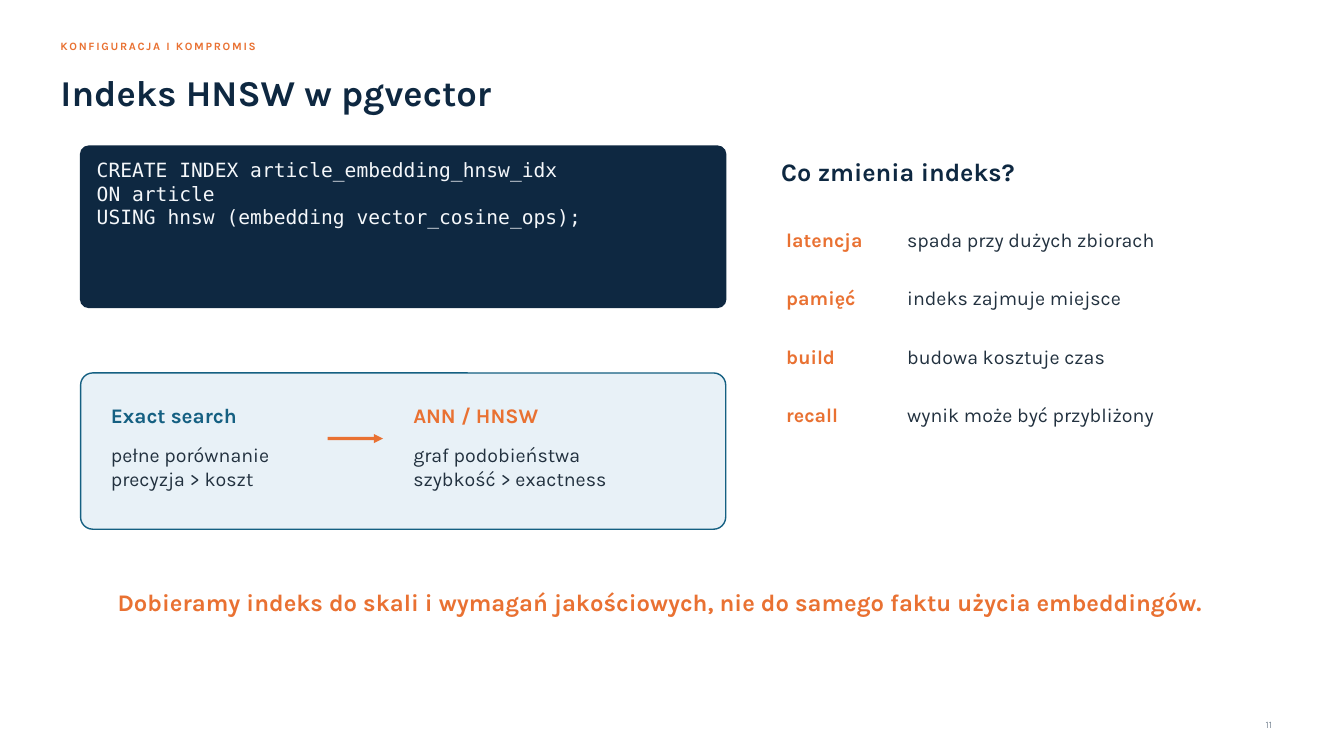
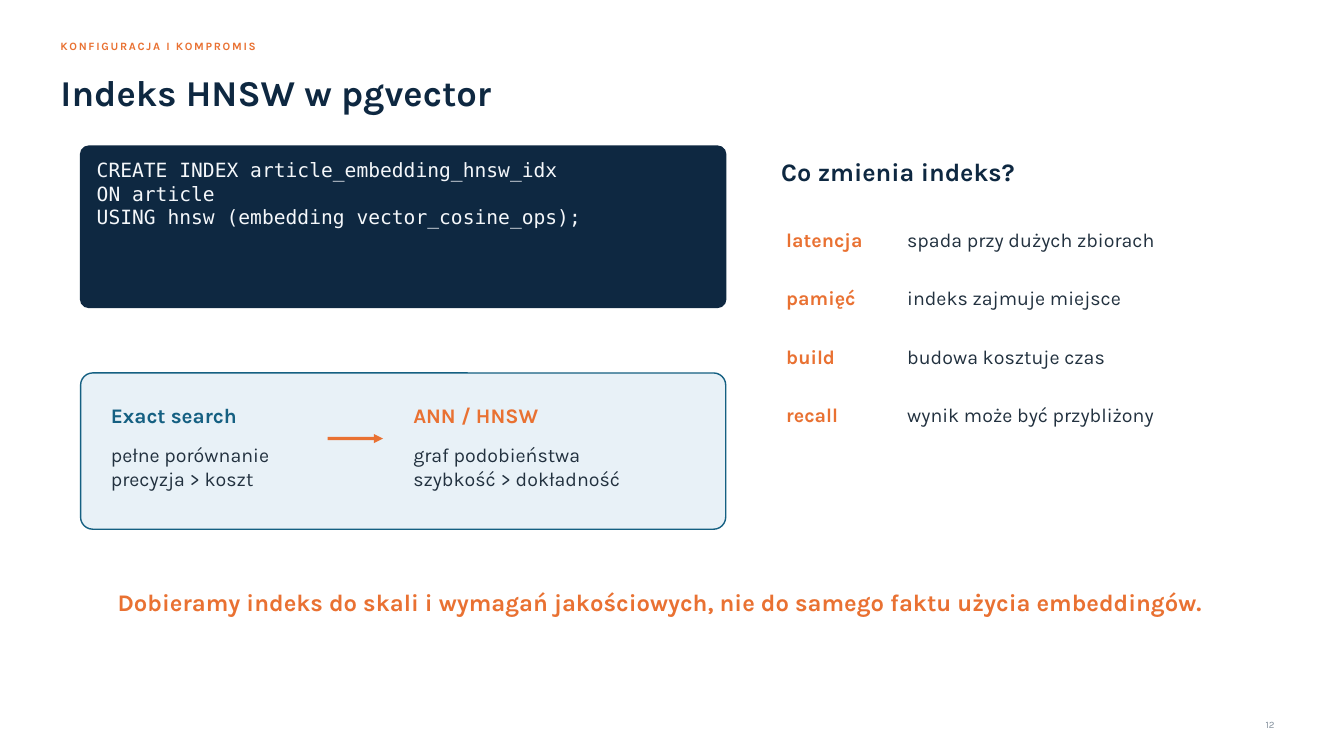
Before and after one commit to toudidel/semantic-search-demo, a slide deck: slide 12 of semantic-search.pptx (slide 11 before the commit). Drawn at 1344x756 pixels with LibreOffice and Linux fonts; fonts in the diff are those of the drawing. Boxes give left, top, right and bottom in pixels: in the first picture for what was removed or moved away, otherwise in the second. Text is boxed around its words. In the diff, an @@ line names an element or a change of style, - is before the commit and + after.

```diff
--- a/semantic-search.pptx
+++ b/semantic-search.pptx
@@ text at <box>413,471,620,491</box>: text changed @@
-szybkość > exactness
+szybkość > dokładność
@@ page number at <box>1266,722,1275,728</box>: text changed @@
-11
+12
```
Also in this commit, not shown: 12 other slides changed, 1 slide added, 1 slide removed.
